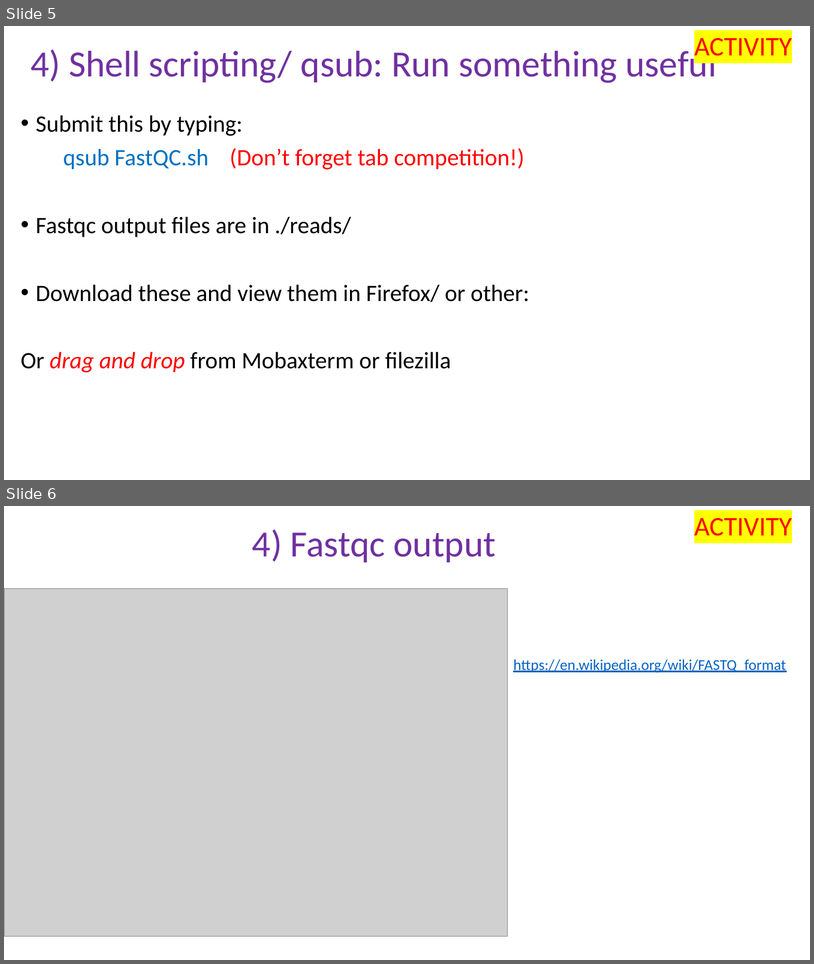
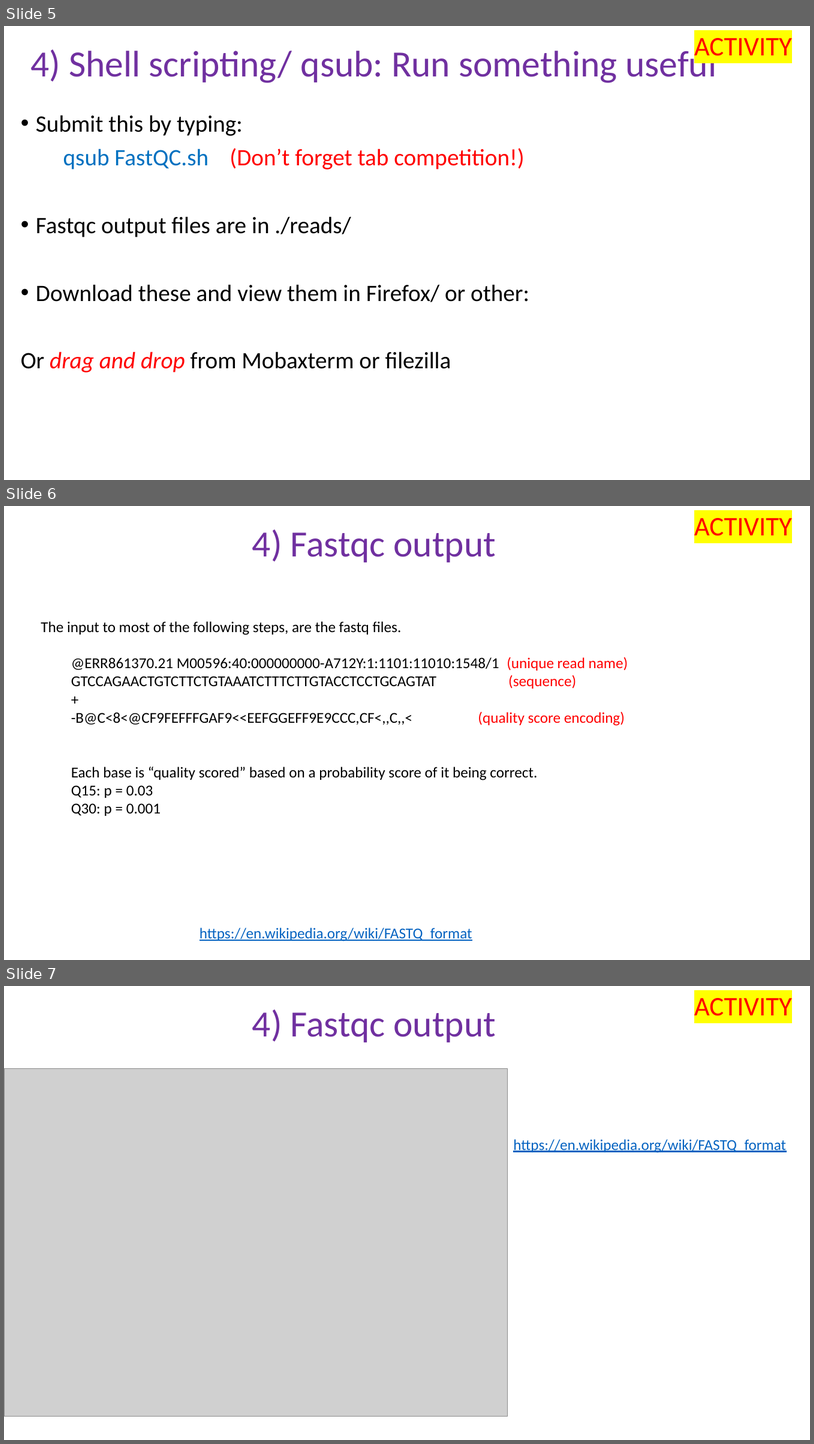
Before and after one commit to peterthorpe5/genome_assembly_workshop, a slide deck: powerpoint/6_assembly.pptx. Shown one above the other, each under a label of ours: slides 5 and 6 before the commit, slides 5, 6 and 7 after it. The pictures are 814x964 and 814x1444 pixels, drawn with LibreOffice and Linux fonts; fonts in the diff are those of the drawing; grey boxes stand for pictures. Boxes give left, top, right and bottom in pixels: in the first picture for what was removed or moved away, otherwise in the second. Text is boxed around its words. In the diff, an @@ line names an element or a change of style, - is before the commit and + after.

```diff
--- a/powerpoint/6_assembly.pptx
+++ b/powerpoint/6_assembly.pptx
@@ slide 6 added at <box>4,506,810,960</box>, background #FFFFFF @@
@@ text added at <box>695,518,792,536</box>, 32 pt, text #FF0000 @@
+ACTIVITY
@@ title added at <box>252,529,496,562</box>, 44 pt, text #7030A0 @@
+4) Fastqc output
@@ text added at <box>41,621,629,816</box>, 18 pt, text #000000 @@
+The input to most of the following steps, are the fastq files.
+  @ERR861370.21 M00596:40:000000000-A712Y:1:1101:11010:1548/1 (unique read name)
+  GTCCAGAACTGTCTTCTGTAAATCTTTCTTGTACCTCCTGCAGTAT (sequence)
+  +
+  -B@C<8<@CF9FEFFFGAF9<<EEFGGEFF9E9CCC,CF<,,C,,< (quality score encoding)
+  Each base is “quality scored” based on a probability score of it being correct.
+  Q15: p = 0.03
+  Q30: p = 0.001
@@ text added at <box>200,927,473,941</box>, 18 pt, text #0563C1, underline @@
+https://en.wikipedia.org/wiki/FASTQ_format
@@ what was slide 6 is now slide 7 @@
```
Also in this commit, not shown: 4 slides changed, 2 other slides added, 1 other file.
